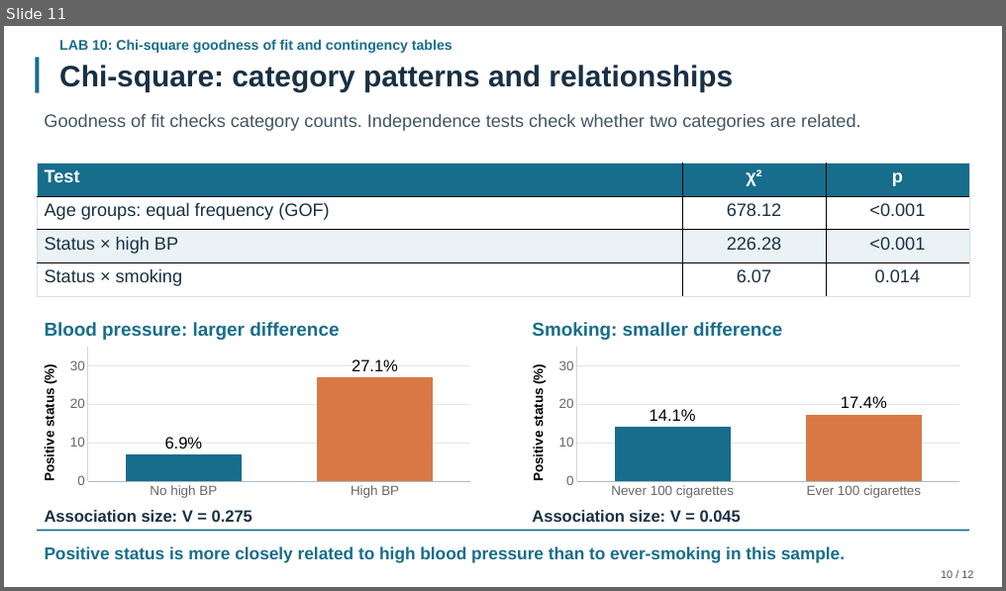
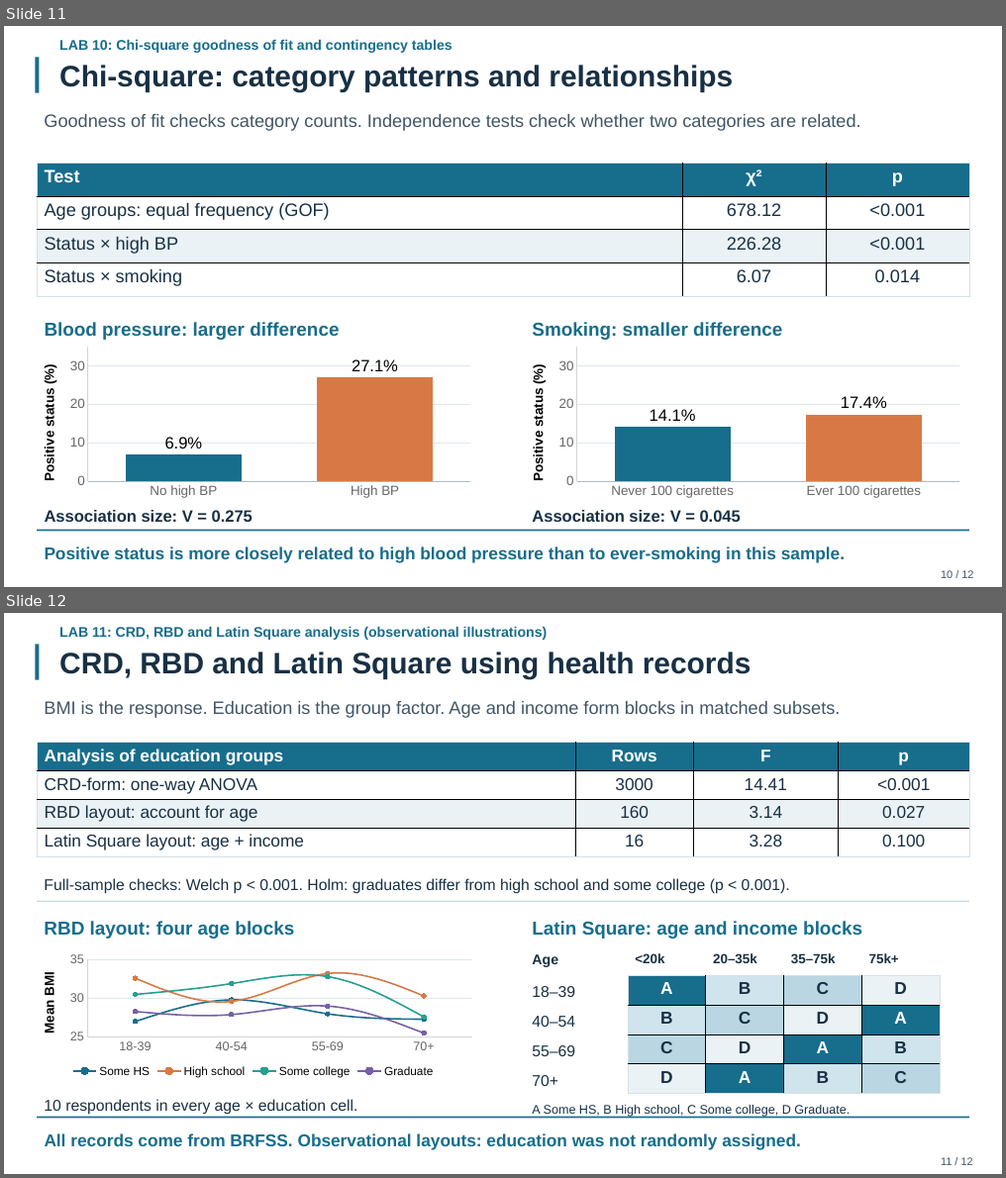
Before and after one commit to aryan8678/Maths-lab-project, a slide deck: submission/Diabetes_Statistics_Presentation.pptx. Shown one above the other, each under a label of ours: slide 11 before the commit, slides 11 and 12 after it. The pictures are 1006x591 and 1006x1178 pixels, drawn with LibreOffice and Linux fonts; fonts in the diff are those of the drawing. Boxes give left, top, right and bottom in pixels: in the first picture for what was removed or moved away, otherwise in the second. Text is boxed around its words. In the diff, an @@ line names an element or a change of style, - is before the commit and + after.

Commit message:
Use real health records for lab 11 observational design illustrations

```diff
--- a/submission/Diabetes_Statistics_Presentation.pptx
+++ b/submission/Diabetes_Statistics_Presentation.pptx
@@ slide 12 added at box(4, 613, 1002, 1174), background #FFFFFF @@
@@ text added at box(59, 626, 548, 640), 13.5 pt, text #176D8C, bold @@
+LAB 11: CRD, RBD and Latin Square analysis (observational illustrations)
@@ rectangle added at box(36, 645, 40, 680), fill #176D8C @@
@@ text added at box(59, 652, 751, 679), 28.5 pt, text #183044, bold @@
+CRD, RBD and Latin Square using health records
@@ text added at box(44, 701, 841, 718), 17.2 pt, text #415566 @@
+BMI is the response. Education is the group factor. Age and income form blocks in matched subsets.
@@ table added at box(37, 743, 969, 858), 4 rows, 4 columns @@
+Analysis of education groups | Rows | F | p
+CRD-form: one-way ANOVA | 3000 | 14.41 | <0.001
+RBD layout: account for age | 160 | 3.14 | 0.027
+Latin Square layout: age + income | 16 | 3.28 | 0.100
@@ text added at box(44, 878, 790, 894), 15 pt, text #183044 @@
+Full-sample checks: Welch p < 0.001. Holm: graduates differ from high school and some college (p < 0.001).
@@ rectangle added at box(37, 900, 969, 902), fill #CCDCE4 @@
@@ text added at box(44, 921, 294, 939), 18 pt, text #176D8C, bold @@
+RBD layout: four age blocks
@@ text added at box(532, 921, 862, 939), 18 pt, text #176D8C, bold @@
+Latin Square: age and income blocks
@@ line chart added at box(25, 951, 481, 1081) @@
+categories: 18-39, 40-54, 55-69, 70+
+Some HS: 27, 29.8, 28, 27.3
+High school: 32.6, 29.6, 33.2, 30.3
+Some college: 30.5, 31.9, 32.8, 27.6
+Graduate: 28.3, 27.9, 29, 25.5
@@ text added at box(532, 955, 558, 967), 13.5 pt, text #183044, bold @@
+Age
@@ text added at box(635, 954, 664, 963), 12.8 pt, text #183044, bold @@
+<20k
@@ text added at box(713, 954, 757, 963), 12.8 pt, text #183044, bold @@
+20–35k
@@ text added at box(791, 954, 836, 963), 12.8 pt, text #183044, bold @@
+35–75k
@@ text added at box(869, 954, 899, 963), 12.8 pt, text #183044, bold @@
+75k+
@@ text added at box(532, 986, 575, 997), 15 pt, text #183044 @@
+18–39
@@ table added at box(628, 975, 939, 1093), 4 rows, 4 columns @@
+A | B | C | D
+B | C | D | A
+C | D | A | B
+D | A | B | C
@@ text added at box(532, 1016, 575, 1027), 15 pt, text #183044 @@
+40–54
@@ text added at box(532, 1046, 575, 1057), 15 pt, text #183044 @@
+55–69
@@ text added at box(532, 1075, 558, 1086), 15 pt, text #183044 @@
+70+
@@ rectangle added at box(37, 1117, 969, 1118), fill #176D8C @@
@@ text added at box(44, 1099, 358, 1115), 15 pt, text #183044 @@
+10 respondents in every age × education cell.
@@ text added at box(532, 1104, 849, 1117), 12 pt, text #183044 @@
+A Some HS, B High school, C Some college, D Graduate.
@@ text added at box(45, 1134, 801, 1151), 16.5 pt, text #176D8C, bold @@
+All records come from BRFSS. Observational layouts: education was not randomly assigned.
@@ text added at box(941, 1157, 973, 1165), 10.5 pt, text #415566 @@
+11 / 12
```
Also in this commit, not shown: 1 slide changed, 1 slide removed, 25 other files.
